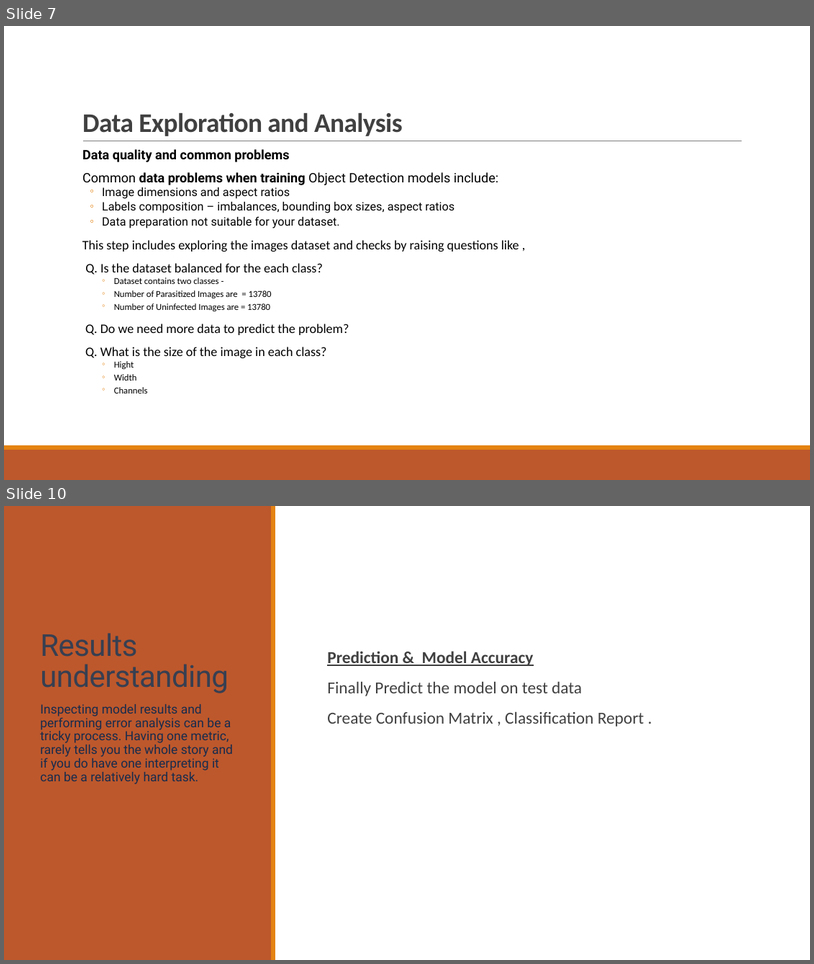
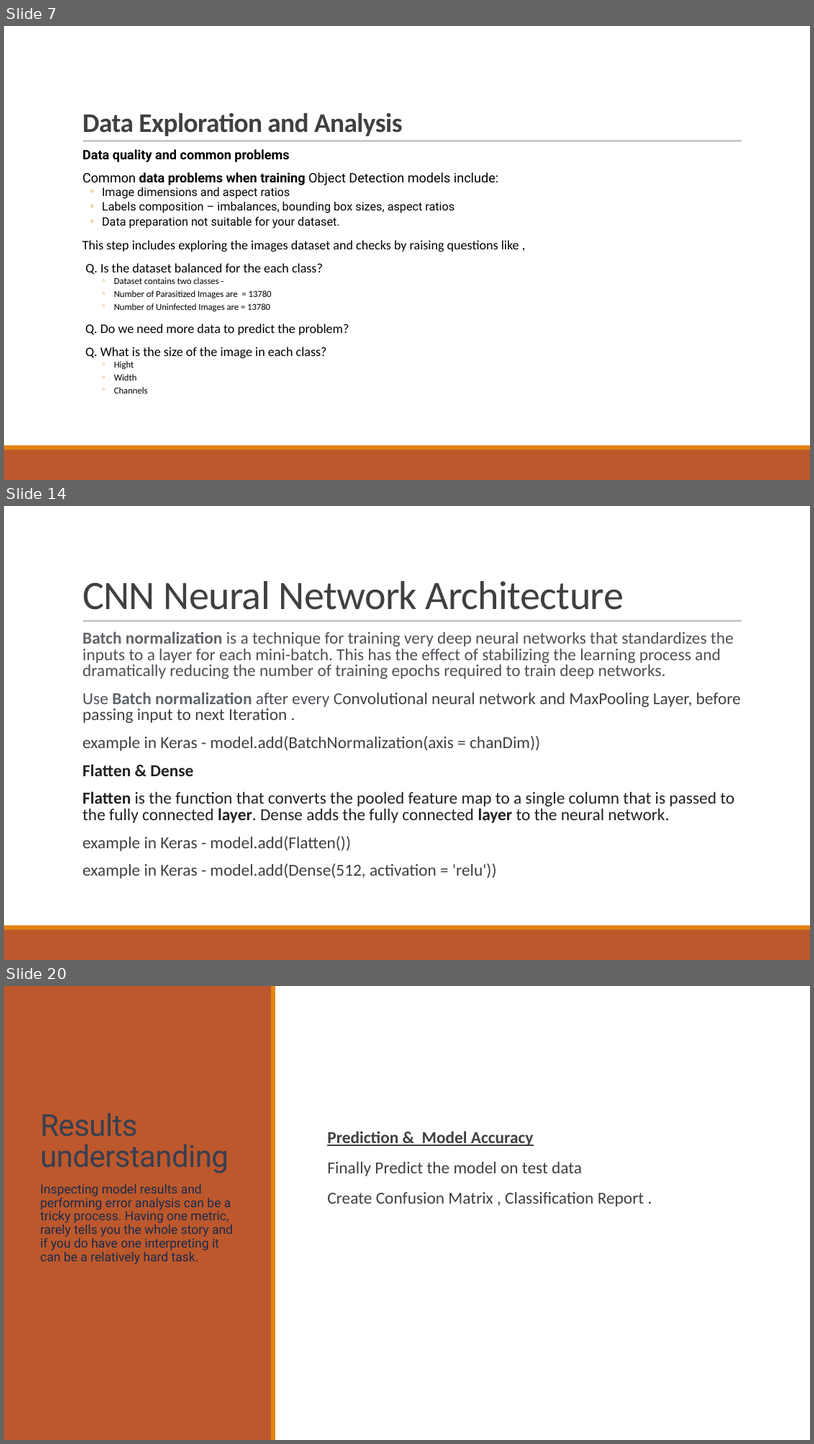
Before and after one commit to SANDIP79190219/Deep-Learning, a slide deck: Capstone Project 2.pptx. Shown one above the other, each under a label of ours: slides 7 and 10 before the commit, slides 7, 14 and 20 after it; the slides between them are not shown. The pictures are 814x964 and 814x1444 pixels, drawn with LibreOffice and Linux fonts; fonts in the diff are those of the drawing. Boxes give left, top, right and bottom in pixels: in the first picture for what was removed or moved away, otherwise in the second. Text is boxed around its words. In the diff, an @@ line names an element or a change of style, - is before the commit and + after.

```diff
--- a/Capstone Project 2.pptx
+++ b/Capstone Project 2.pptx
@@ slide 14 added at bbox=[4, 506, 810, 960], background #FFFFFF; not listed: 3 template elements that a slide beside it also shows @@
@@ title added at bbox=[82, 581, 624, 610], 48 pt, text #404040 @@
+CNN Neural Network Architecture
@@ text added at bbox=[82, 631, 741, 878], 20 pt, text #4D5156 @@
+  Batch normalization is a technique for training very deep neural networks that standardizes the inputs to a layer for each mini-batch. This has the effect of stabilizing the learning process and dramatically reducing the number of training epochs required to train deep networks.
+  Use Batch normalization after every Convolutional neural network and MaxPooling Layer, before passing input to next Iteration .
+  example in Keras - model.add(BatchNormalization(axis = chanDim))
+  Flatten & Dense
+  Flatten is the function that converts the pooled feature map to a single column that is passed to the fully connected layer. Dense adds the fully connected layer to the neural network.
+  example in Keras - model.add(Flatten())
+  example in Keras - model.add(Dense(512, activation = 'relu'))
@@ what was slide 10 is now slide 20 @@
```
Also in this commit, not shown: 2 slides changed, 9 other slides added, 4 other files.
